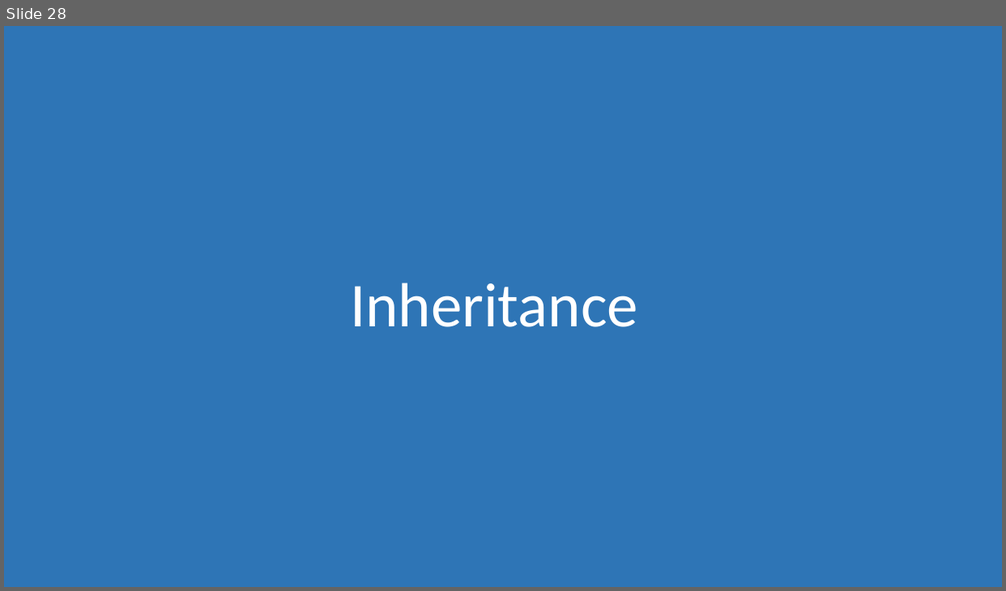
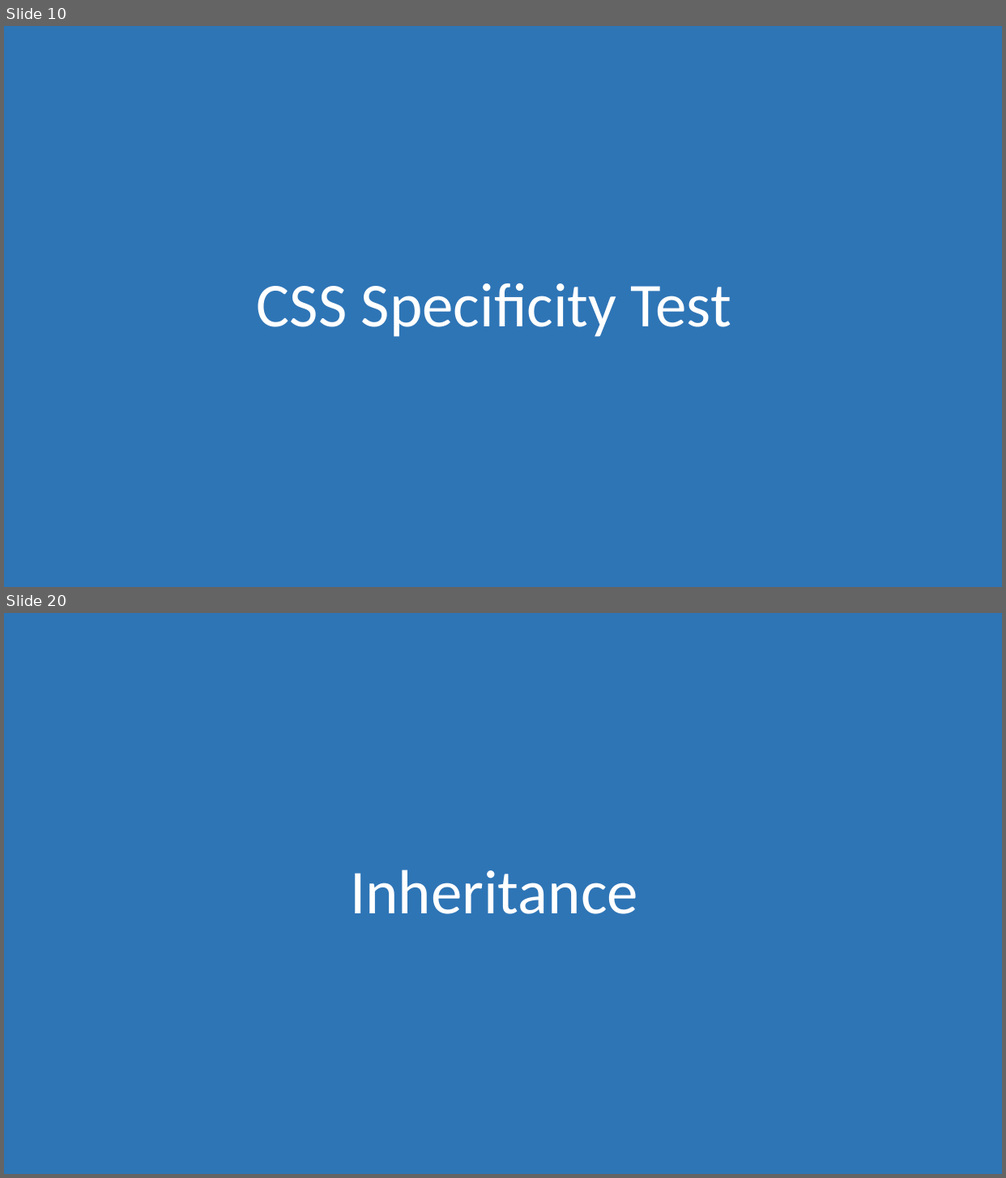
Before and after one commit to morkkis/PWD, a slide deck: presentations/chapter-2/Practical Web Dev.pptx. Shown one above the other, each under a label of ours: slide 28 before the commit, slides 10 and 20 after it; the slides between them are not shown. The pictures are 1006x591 and 1006x1178 pixels, drawn with LibreOffice and Linux fonts; fonts in the diff are those of the drawing. Boxes give left, top, right and bottom in pixels: in the first picture for what was removed or moved away, otherwise in the second. Text is boxed around its words. In the diff, an @@ line names an element or a change of style, - is before the commit and + after.

```diff
--- a/presentations/chapter-2/Practical Web Dev.pptx
+++ b/presentations/chapter-2/Practical Web Dev.pptx
@@ slide 10 added at (4,26,1002,587), background #FFFFFF @@
@@ rectangle added at (4,26,1002,587), fill #2E75B6 @@
@@ title added at (257,283,731,337), 60 pt, text #FFFFFF @@
+CSS Specificity Test
@@ what was slide 28 is now slide 20 @@
```
Also in this commit, not shown: 3 slides changed, 16 other slides added, 27 slides removed, 7 other files.
